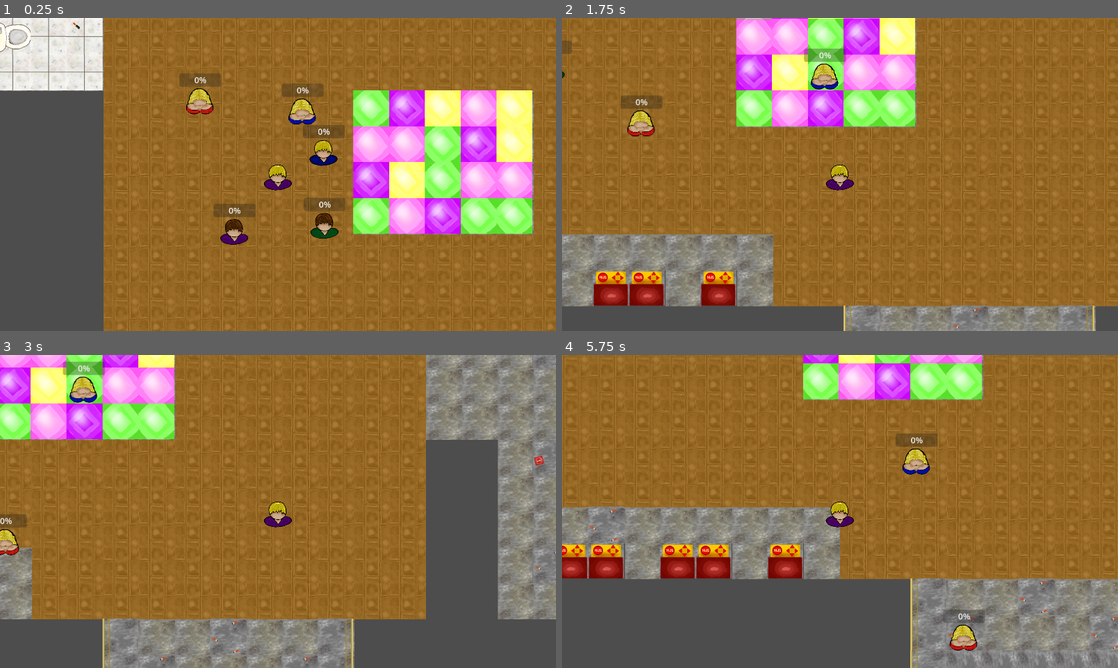
Above: before the commit, frames 1-4 (two rows, left to right).
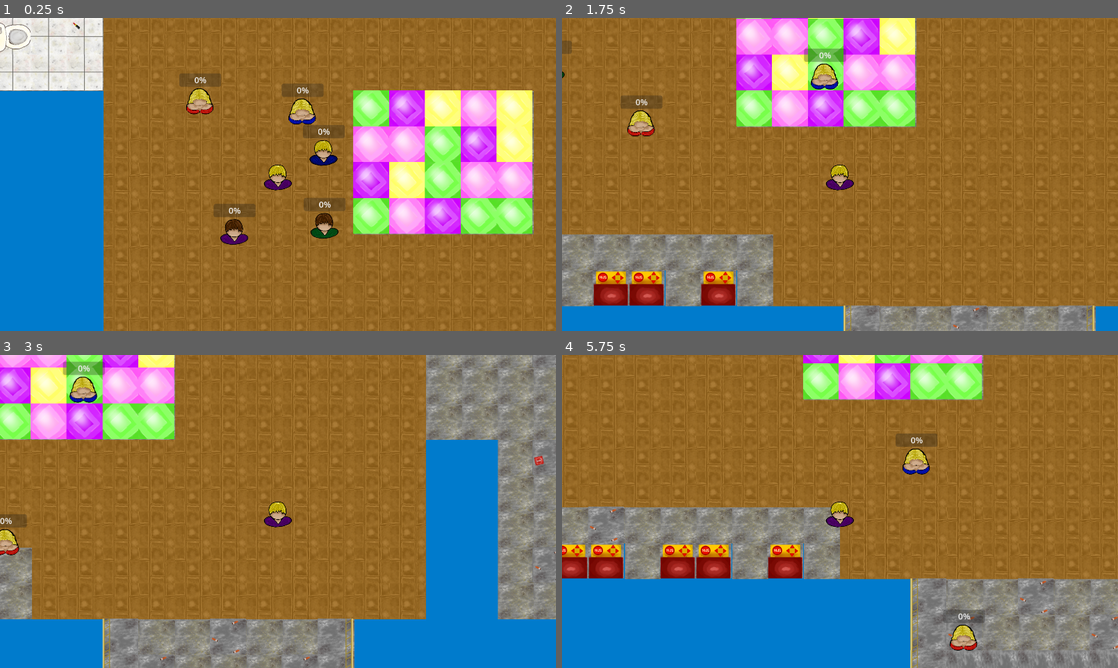
Above: after the commit, the same moments.

Repository: mntjams/game-jam-25-2
Game: Godot game, scene res://scenes/game.tscn
The game is run twice, just before and just after one commit, with the same random seed, the same clock (stepped at 60 frames per second) and the same inputs. The engine's default icon, where the game draws it, is replaced by a stand-in: a white triangle on a blue panel in a dark square. Sound files missing from this copy of the repository are replaced by a short silence.
Inputs:
- Up to frame 1 (0.25 s): no input
- Up to frame 2 (1.75 s): hold D (right) 0.53-1.28 s; hold E (interact) 0.53-1.28 s; hold S (down) from 1.28 s (still down); tap Space (slots) at 1.35 s
- Up to frame 3 (3 s): release S (down) at 2.03 s; hold D (right) 2.03-2.78 s; tap Q at 2.1 s; hold W (up) from 2.78 s (still down); tap E (interact) at 2.85 s
- Up to frame 4 (5.75 s): release W (up) at 3.53 s; hold A (left) 3.53-5.03 s; tap Space (slots) at 3.6 s; tap Q at 4.35 s; hold S (down) from 5.03 s (still down); hold E (interact) from 5.03 s (still down)

The runs differ from the first frame. In frame 1, 14% of the frame differs, in the area x 0-19%, y 23-100%; in frame 2, 4.5%; in frame 3, 16%; in frame 4, 18%, in the area x 0-63%, y 60-100%.

Commit message:
default background change

Diff:
--- a/project.godot
+++ b/project.godot
@@ -78,3 +78,4 @@
 
 renderer/rendering_method="gl_compatibility"
 renderer/rendering_method.mobile="gl_compatibility"
+environment/defaults/default_clear_color=Color(0, 0.4819994, 0.8006872, 1)
--- a/scripts/main_menu.gd
+++ b/scripts/main_menu.gd
@@ -6,10 +6,6 @@
 	$TextureRect/SFXSlider.value = AudioServer.get_bus_volume_linear(0)*normalization
 
 
-# Called every frame. 'delta' is the elapsed time since the previous frame.
-func _process(delta: float) -> void:
-	pass
-
 
 func _on_button_pressed() -> void:
 	get_tree().change_scene_to_file("res://scenes/game.tscn")
